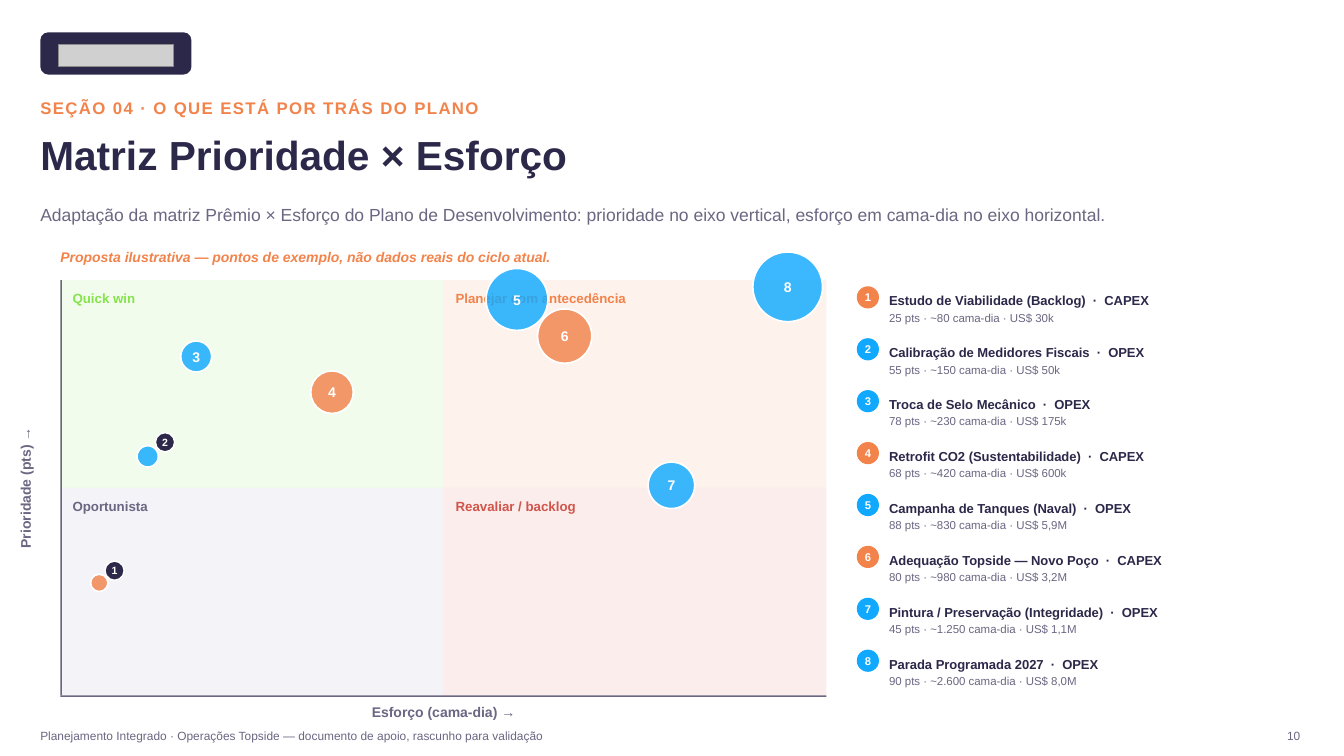
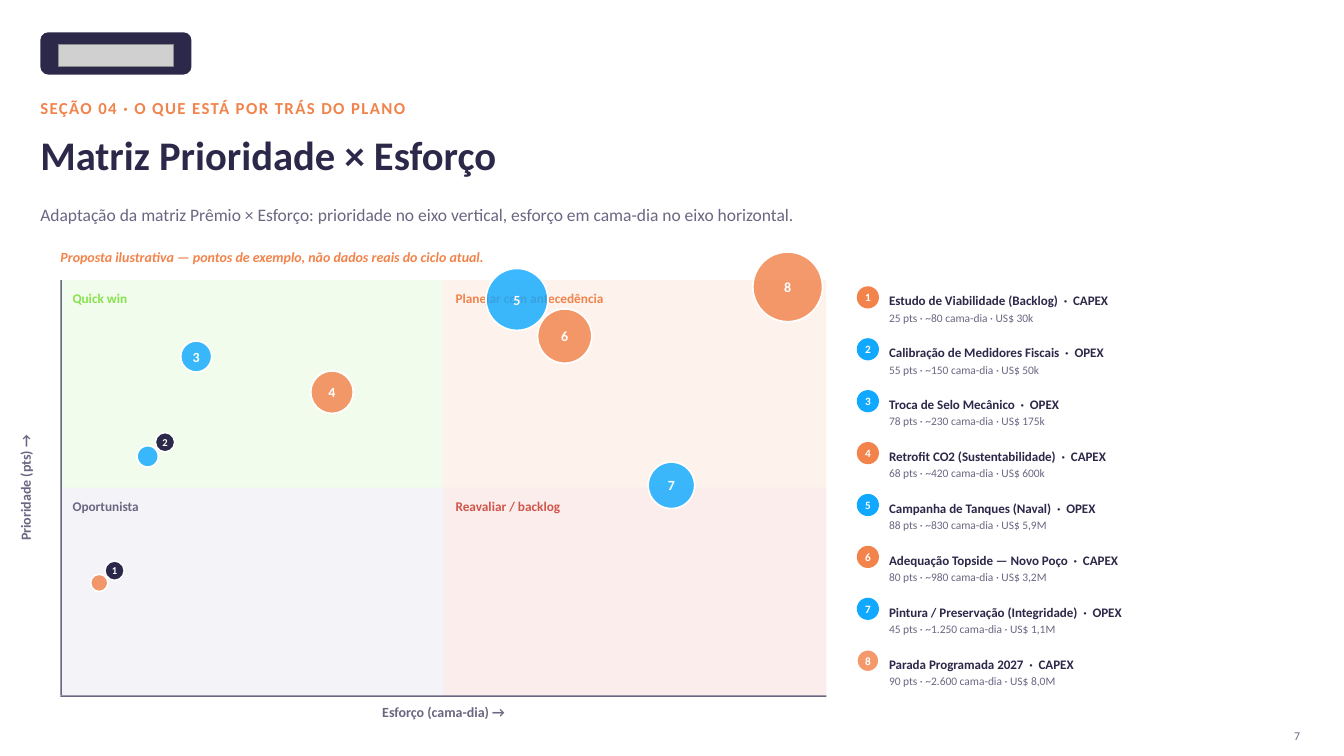
Before and after one commit to LucasRibaas/Planejamento, a slide deck: slide 8 of Planejamento_Integrado_Operacoes_Topside.pptx (slide 11 before the commit). Drawn at 1344x756 pixels with LibreOffice and Linux fonts; fonts in the diff are those of the drawing; grey boxes stand for pictures. Boxes give left, top, right and bottom in pixels: in the first picture for what was removed or moved away, otherwise in the second. Text is boxed around its words. In the diff, an @@ line names an element or a change of style, - is before the commit and + after.

```diff
--- a/Planejamento_Integrado_Operacoes_Topside.pptx
+++ b/Planejamento_Integrado_Operacoes_Topside.pptx
@@ text at box(40, 209, 794, 224): text changed; font Arial to Calibri @@
-Adaptação da matriz Prêmio × Esforço do Plano de Desenvolvimento: prioridade no eixo vertical, esforço em cama-dia no eixo horizontal.
+Adaptação da matriz Prêmio × Esforço: prioridade no eixo vertical, esforço em cama-dia no eixo horizontal.
@@ ellipse at box(753, 252, 823, 322): fill #10A9FF at 82% opacity to #F2834B at 82% opacity @@
@@ ellipse at box(857, 650, 879, 673): fill #10A9FF to #F2834B at 82% opacity; outline none to #FFFFFF 1.2 pt @@
@@ font Arial to Calibri in 28 elements at box(40, 101, 405, 117), box(40, 141, 496, 177), box(60, 252, 484, 264), box(73, 293, 127, 305), box(456, 292, 603, 307), box(73, 502, 139, 513), box(456, 501, 560, 513), box(382, 707, 489, 720), box(17, 453, 34, 539), box(513, 296, 520, 305), box(784, 282, 791, 292), box(865, 293, 871, 301), box(889, 295, 1108, 307), box(889, 314, 1034, 324), box(889, 348, 1104, 359), box(889, 366, 1039, 376), box(889, 400, 1059, 409), box(889, 417, 1045, 427), box(889, 451, 1106, 463), box(889, 469, 1045, 479), box(889, 503, 1095, 515), box(889, 521, 1046, 531), box(889, 556, 1118, 567), box(889, 573, 1046, 583), box(889, 607, 1122, 619), box(889, 625, 1055, 635), box(865, 657, 871, 665), box(889, 677, 1055, 687) @@
@@ text at box(889, 660, 1074, 671): text changed; font Arial to Calibri @@
-Parada Programada 2027 · OPEX
+Parada Programada 2027 · CAPEX
@@ text removed at box(40, 731, 542, 743) @@
-Planejamento Integrado · Operações Topside — documento de apoio, rascunho para validação
@@ text at box(1294, 732, 1300, 740): text changed; font Arial to Calibri @@
-10
+7
```
Also in this commit, not shown: 17 other slides changed, 5 slides added, 8 slides removed, 1 other file.
